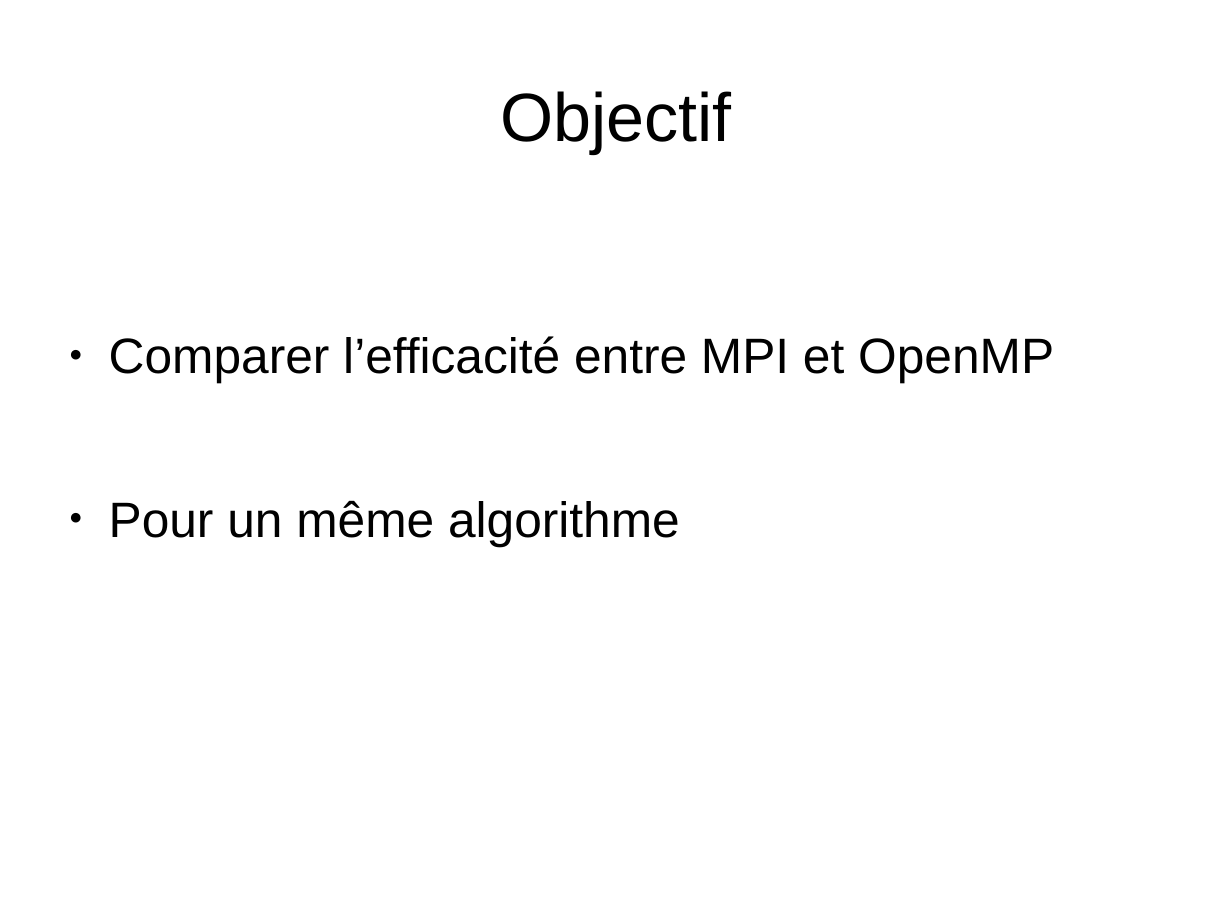
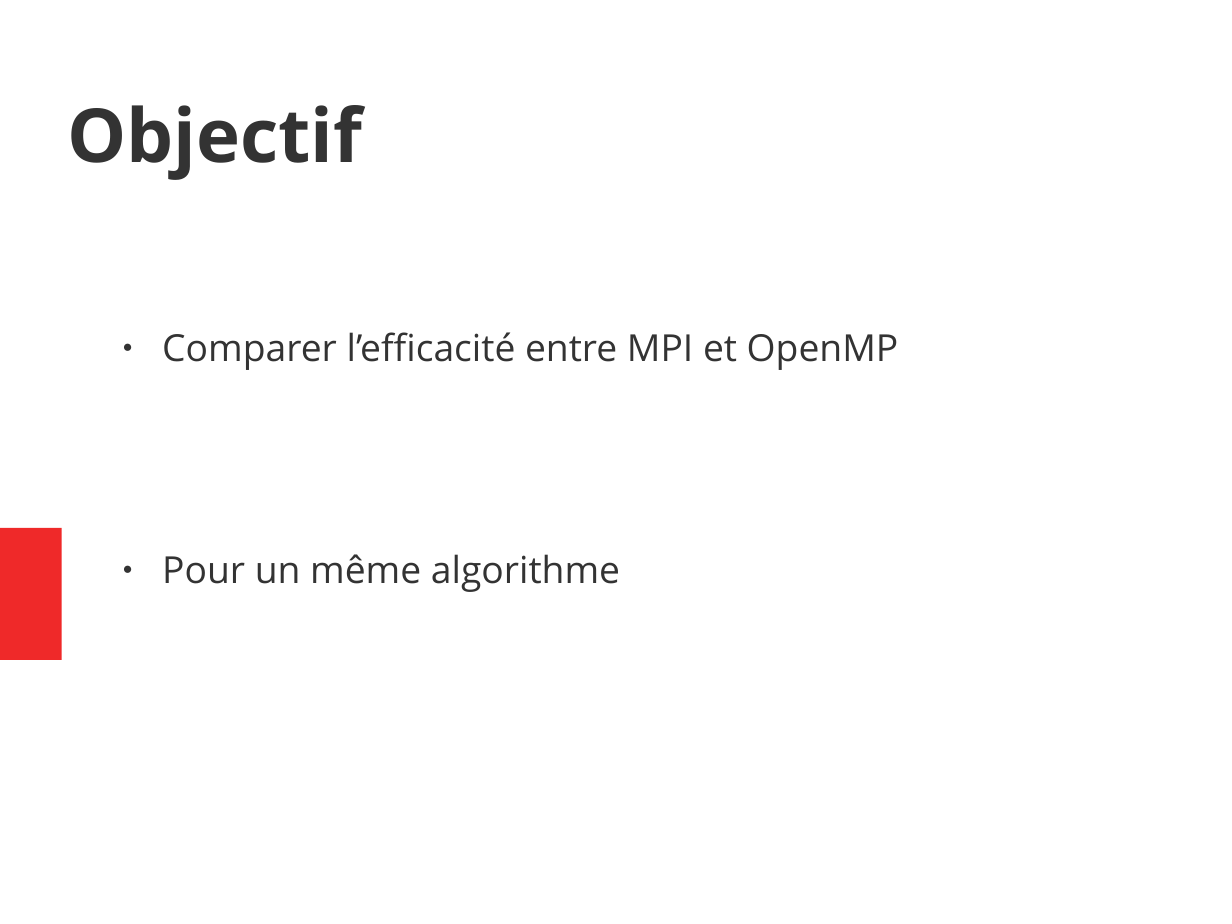
Before and after one commit to Elnathbeta/perf-project, a slide deck: slide 2 of oral.odp. Drawn at 1232x924 pixels with LibreOffice and Linux fonts; fonts in the diff are those of the drawing. Boxes give left, top, right and bottom in pixels: in the first picture for what was removed or moved away, otherwise in the second. Text is boxed around its words. In the diff, an @@ line names an element or a change of style, - is before the commit and + after.

```diff
--- a/oral.odp
+++ b/oral.odp
@@ title "Objectif": place and size @@
-title "Objectif" at [500,91,731,153]
+title "Objectif" at [67,105,362,180]
@@ title "Objectif" at [67,105,362,180]: size 44 to 48 pt, font Arial to Open Sans, text colour #000000 to #333333, bold on; alignment centre to left @@
@@ text "Comparer l’efficacité entre MPI et ...": place and size @@
-text "Comparer l’efficacité entre MPI et ..." at [109,336,1054,546]
+text "Comparer l’efficacité entre MPI et ..." at [162,332,899,592]
@@ text "Comparer l’efficacité entre MPI et ..." at [162,332,899,592]: size 32 to 24 pt, font Arial to Open Sans, text colour #000000 to #333333; more space between paragraphs; bullet colour #000000 to #333333 @@
@@ rectangle added at [0,528,61,660], fill #EF2929 @@
```
Also in this commit, not shown: 7 other slides changed, 1 slide added, 1 slide removed, 3 other files.
